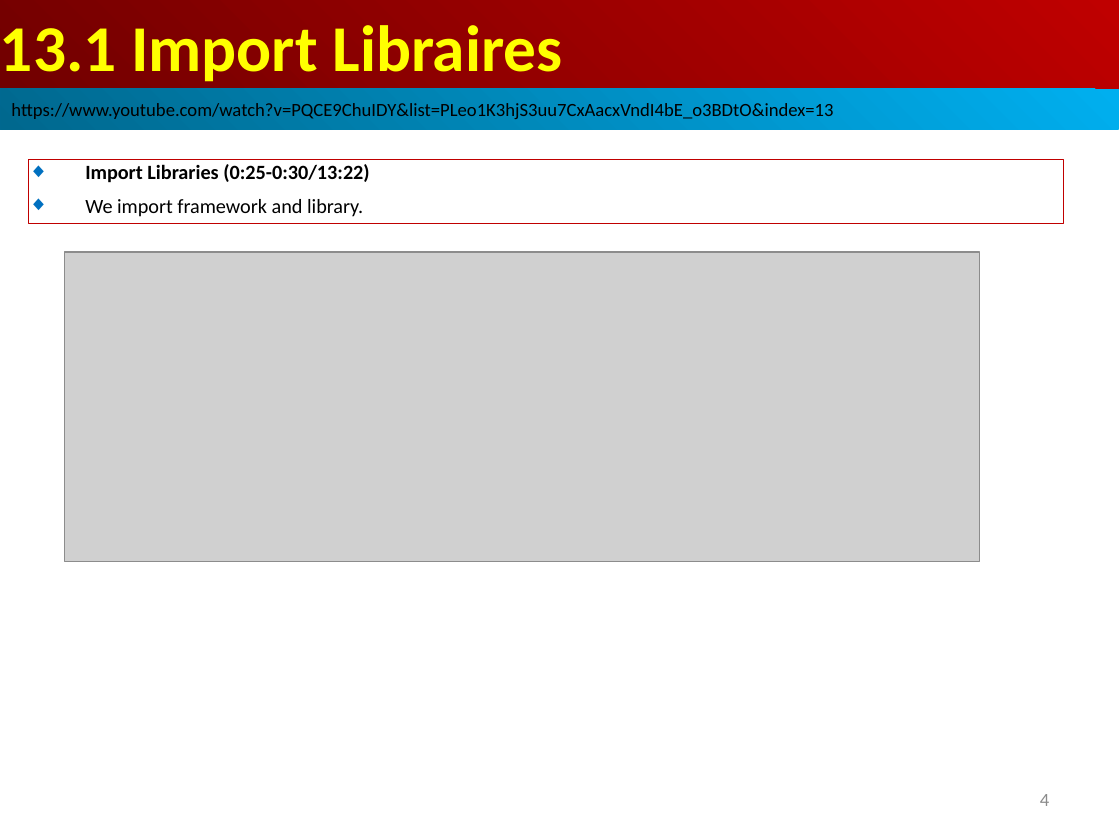
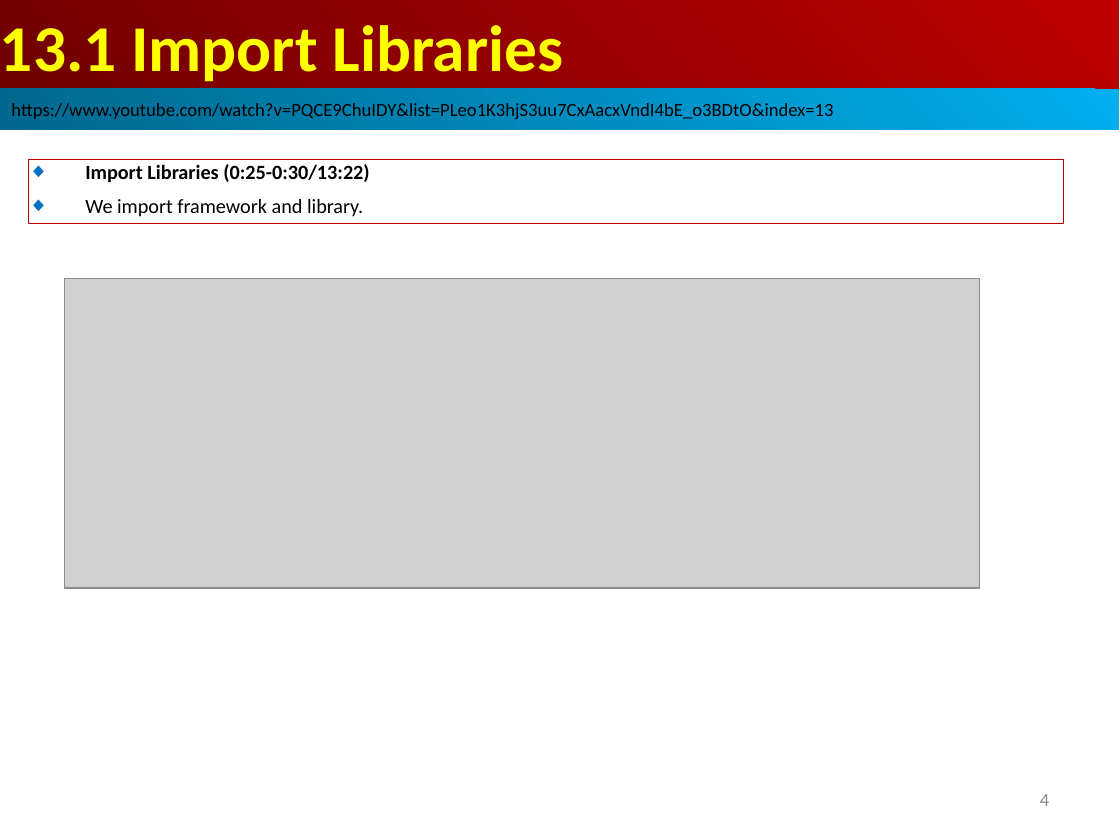
Before and after one commit to peterhchen/AIU_CS512_DL, a slide deck: slide 4 of 000_Lecture_Project/week04/01_Lecture/13_NN_Scratch.ppt. Drawn at 1120x840 pixels with LibreOffice and Linux fonts; fonts in the diff are those of the drawing; grey boxes stand for pictures. Boxes give left, top, right and bottom in pixels: in the first picture for what was removed or moved away, otherwise in the second. Text is boxed around its words. In the diff, an @@ line names an element or a change of style, - is before the commit and + after.

```diff
--- a/000_Lecture_Project/week04/01_Lecture/13_NN_Scratch.ppt
+++ b/000_Lecture_Project/week04/01_Lecture/13_NN_Scratch.ppt
@@ text in rectangle at [0, 25, 564, 82]: text changed @@
-13.1 Import Libraires
+13.1 Import Libraries
@@ picture: place and size @@
-picture at [64, 252, 980, 561]
+picture at [64, 279, 980, 588]
```
Also in this commit, not shown: 3 other slides changed.
